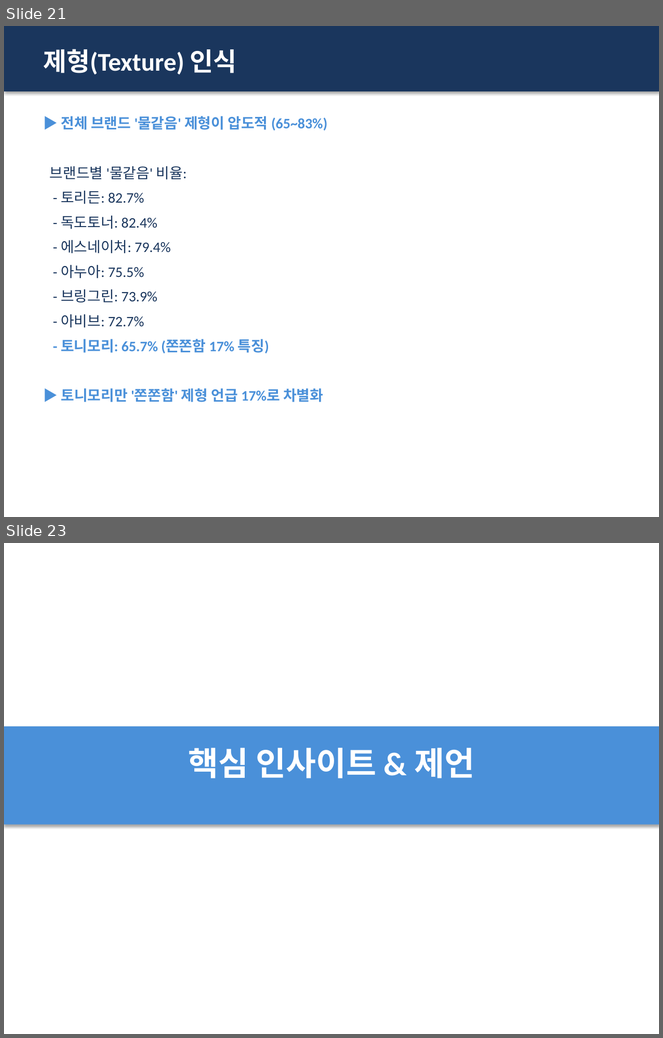
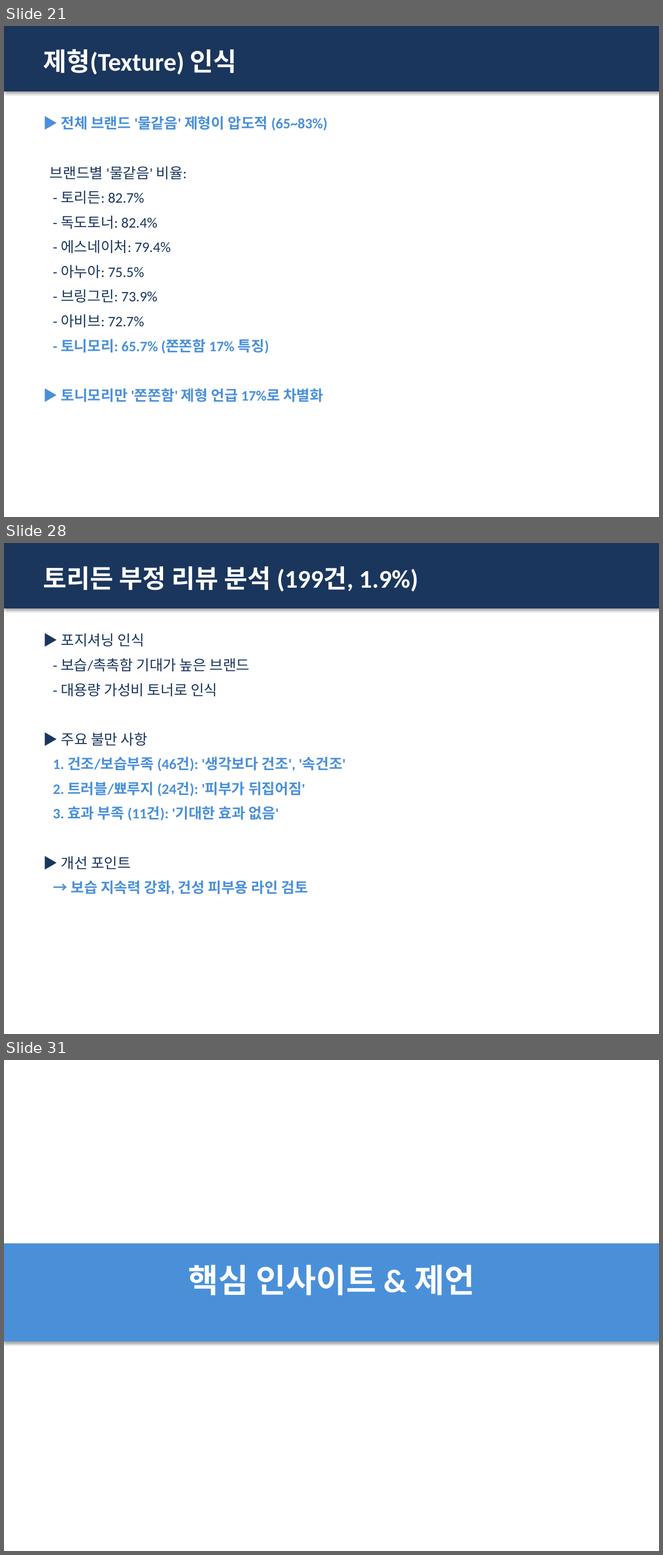
Before and after one commit to leeyoonsun53/review_analysis, a slide deck: output/토너_리뷰분석_리포트.pptx. Shown one above the other, each under a label of ours: slides 21 and 23 before the commit, slides 21, 28 and 31 after it; the slides between them are not shown. The pictures are 663x1038 and 663x1555 pixels, drawn with LibreOffice and Linux fonts; fonts in the diff are those of the drawing. Boxes give left, top, right and bottom in pixels: in the first picture for what was removed or moved away, otherwise in the second. Text is boxed around its words. In the diff, an @@ line names an element or a change of style, - is before the commit and + after.

```diff
--- a/output/토너_리뷰분석_리포트.pptx
+++ b/output/토너_리뷰분석_리포트.pptx
@@ slide 28 added at (4,543,659,1034), background #FFFFFF @@
@@ rectangle added at (4,543,659,609), fill #1A365D @@
@@ text added at (43,566,418,592), 28 pt, text #FFFFFF, bold @@
+토리든 부정 리뷰 분석 (199건, 1.9%)
@@ text added at (53,633,346,895), 16 pt, text #4A90D9, bold @@
+▶ 포지셔닝 인식
+- 보습/촉촉함 기대가 높은 브랜드
+- 대용량 가성비 토너로 인식
+▶ 주요 불만 사항
+1. 건조/보습부족 (46건): '생각보다 건조', '속건조'
+2. 트러블/뾰루지 (24건): '피부가 뒤집어짐'
+3. 효과 부족 (11건): '기대한 효과 없음'
+▶ 개선 포인트
+→ 보습 지속력 강화, 건성 피부용 라인 검토
@@ what was slide 23 is now slide 31 @@
```
Also in this commit, not shown: 4 slides changed, 7 other slides added, 1 other file.
